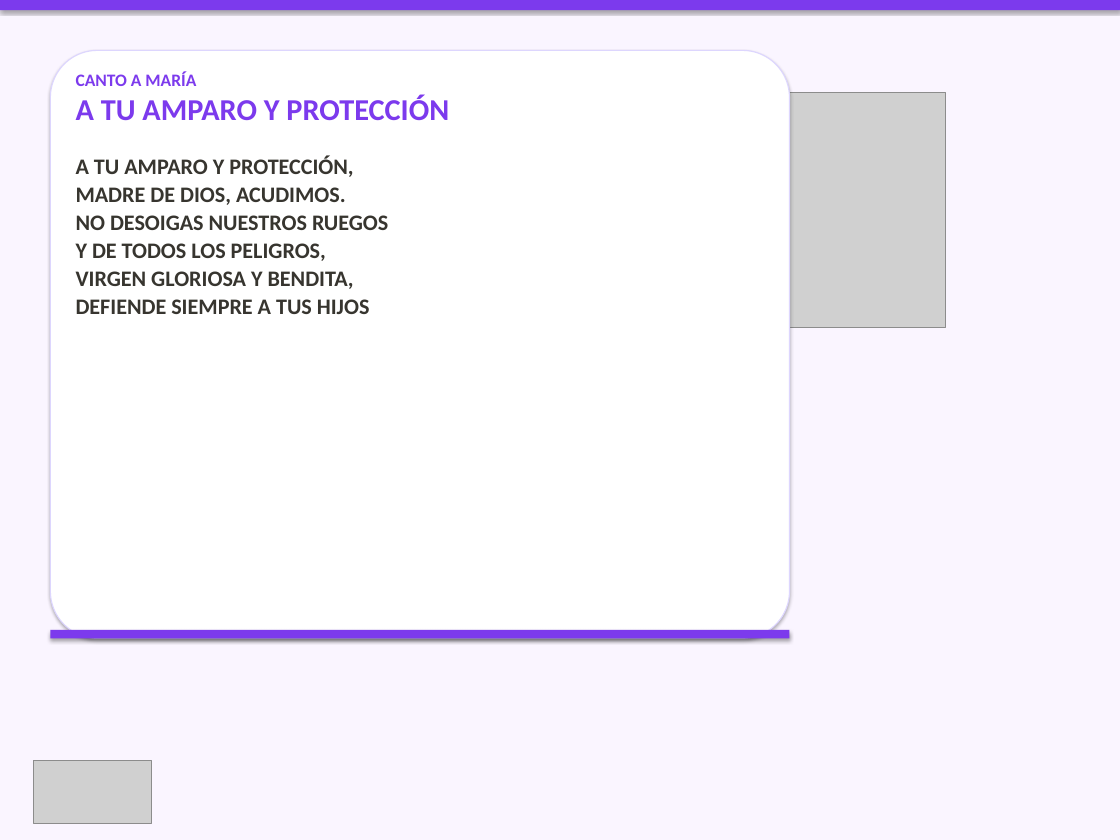
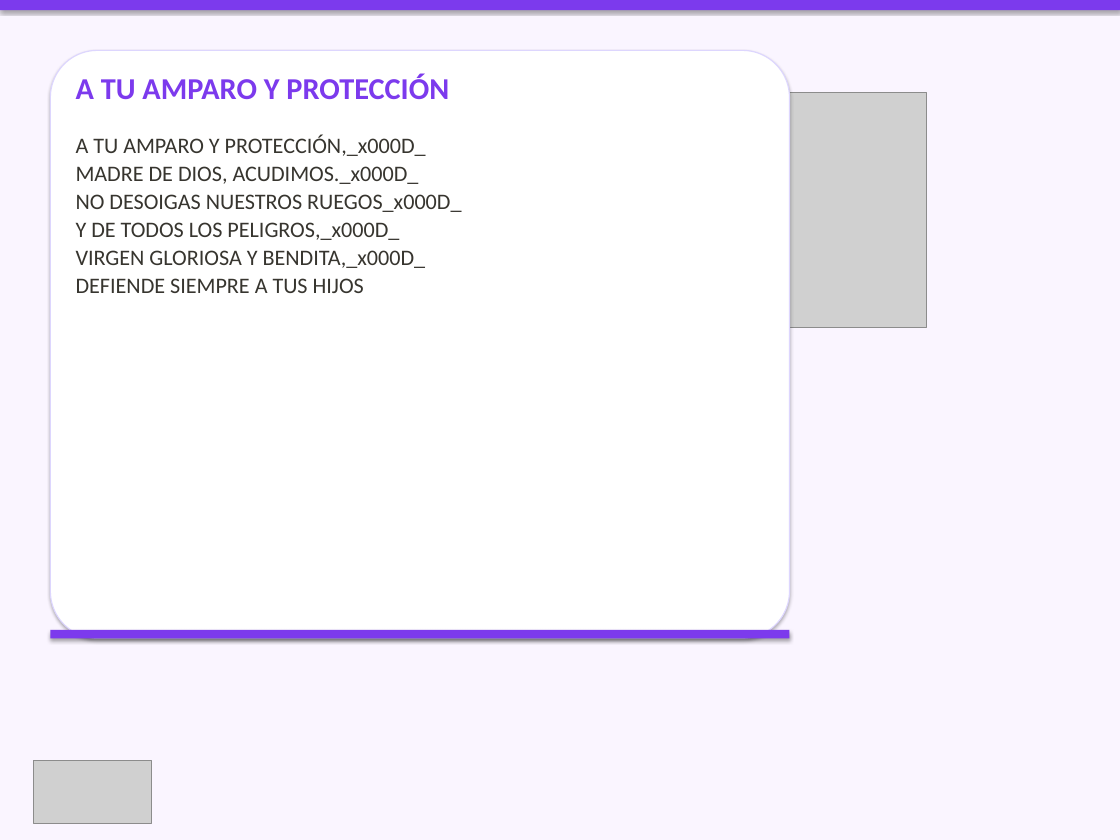
Before and after one commit to CC5M5/CCE-M5, a slide deck: slide 27 of presentaciones/2026-10-04_celebracion.pptx (slide 16 before the commit). Drawn at 1120x840 pixels with LibreOffice and Linux fonts; fonts in the diff are those of the drawing; grey boxes stand for pictures. Boxes give left, top, right and bottom in pixels: in the first picture for what was removed or moved away, otherwise in the second. Text is boxed around its words. In the diff, an @@ line names an element or a change of style, - is before the commit and + after.

```diff
--- a/presentaciones/2026-10-04_celebracion.pptx
+++ b/presentaciones/2026-10-04_celebracion.pptx
@@ text at (76, 72, 196, 86): paragraph removed @@
-CANTO A MARÍA
@@ picture: place and size @@
-picture at (613, 92, 946, 328)
+picture at (613, 92, 927, 328)
@@ text at (76, 135, 461, 268): text changed; bold off @@
-A TU AMPARO Y PROTECCIÓN,
-MADRE DE DIOS, ACUDIMOS.
-NO DESOIGAS NUESTROS RUEGOS
-Y DE TODOS LOS PELIGROS,
-VIRGEN GLORIOSA Y BENDITA,
+A TU AMPARO Y PROTECCIÓN,_x000D_
+MADRE DE DIOS, ACUDIMOS._x000D_
+NO DESOIGAS NUESTROS RUEGOS_x000D_
+Y DE TODOS LOS PELIGROS,_x000D_
+VIRGEN GLORIOSA Y BENDITA,_x000D_
@@ text at (76, 278, 364, 293): bold off in "DEFIENDE SIEMPRE A TUS HIJOS" @@
```
Also in this commit, not shown: 17 other slides changed, 12 slides added, 43 other files.
